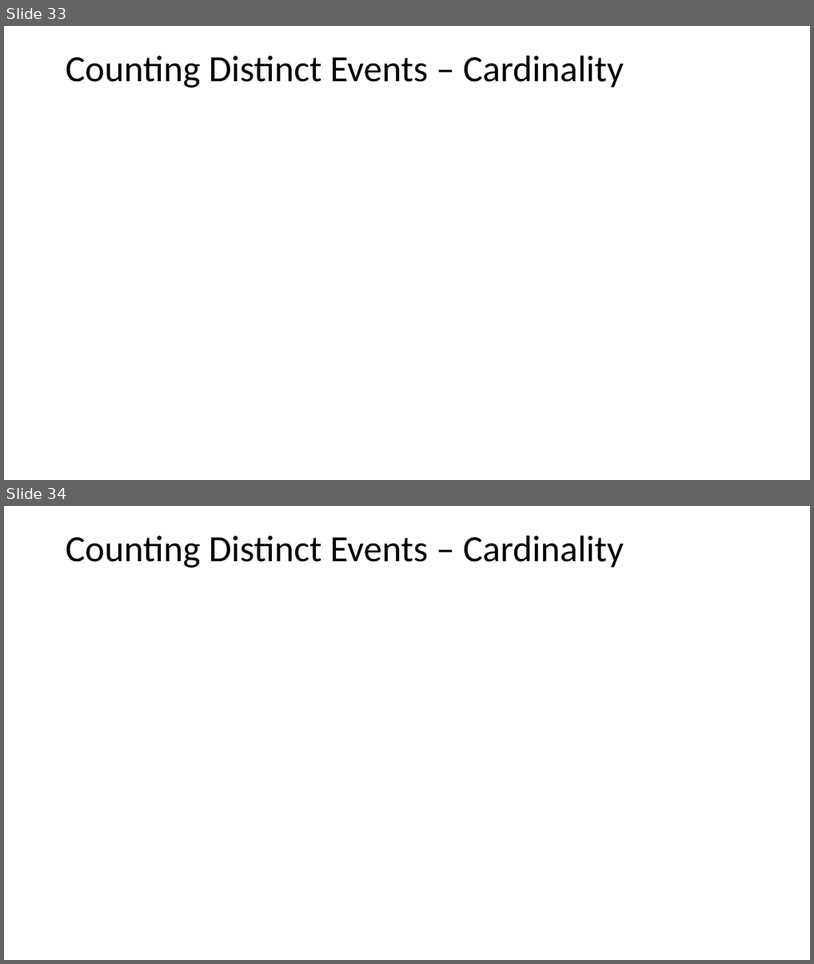
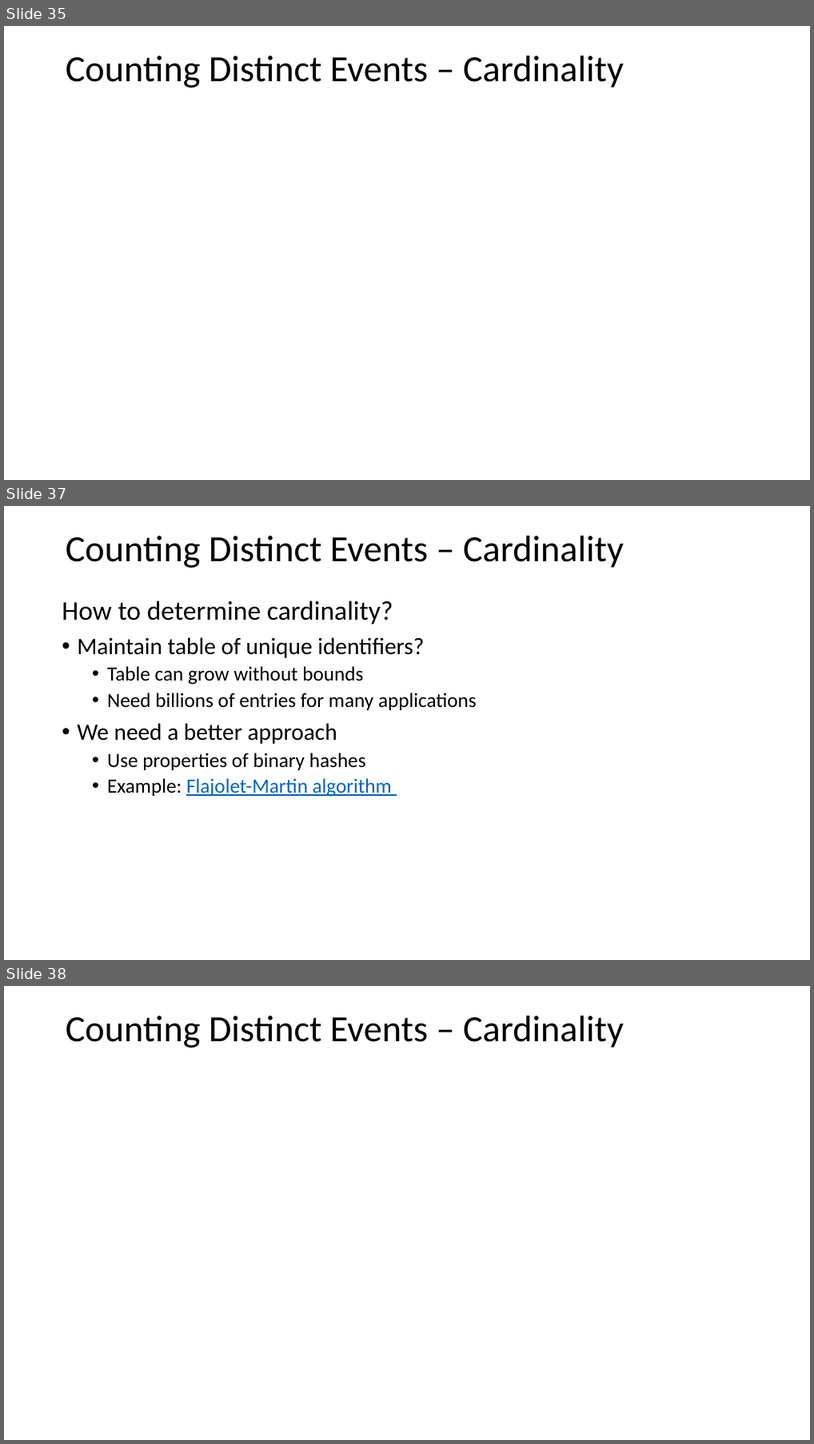
Before and after one commit to StephenElston/CSCI-E-108, a slide deck: slides/3_StreamingAnalytics.pptx. Shown one above the other, each under a label of ours: slides 33 and 34 before the commit, slides 35, 37 and 38 after it; the slides between them are not shown. The pictures are 814x964 and 814x1444 pixels, drawn with LibreOffice and Linux fonts; fonts in the diff are those of the drawing; grey boxes stand for pictures. Boxes give left, top, right and bottom in pixels: in the first picture for what was removed or moved away, otherwise in the second. Text is boxed around its words. In the diff, an @@ line names an element or a change of style, - is before the commit and + after.

```diff
--- a/slides/3_StreamingAnalytics.pptx
+++ b/slides/3_StreamingAnalytics.pptx
@@ slide 37 added at <box>4,506,810,960</box>, background #FFFFFF @@
@@ text added at <box>66,536,624,568</box>, 44 pt, text #000000 @@
+Counting Distinct Events – Cardinality
@@ text added at <box>62,600,477,796</box>, 24 pt, text #000000 @@
+How to determine cardinality?
+• Maintain table of unique identifiers?
+  • Table can grow without bounds
+  • Need billions of entries for many applications
+• We need a better approach
+  • Use properties of binary hashes
+  • Example: Flajolet-Martin algorithm
@@ what was slide 33 is now slide 35 @@
@@ what was slide 34 is now slide 38 @@
```
Also in this commit, not shown: 2 slides changed, 4 other slides added.
